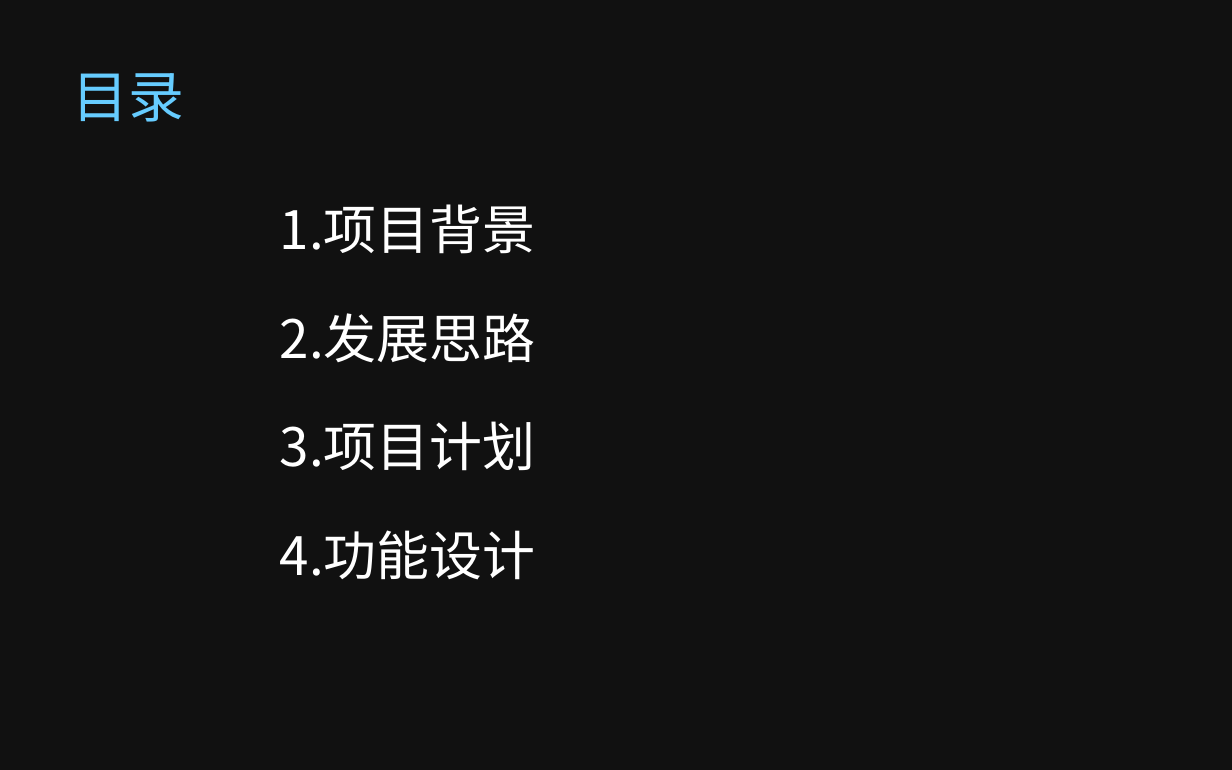
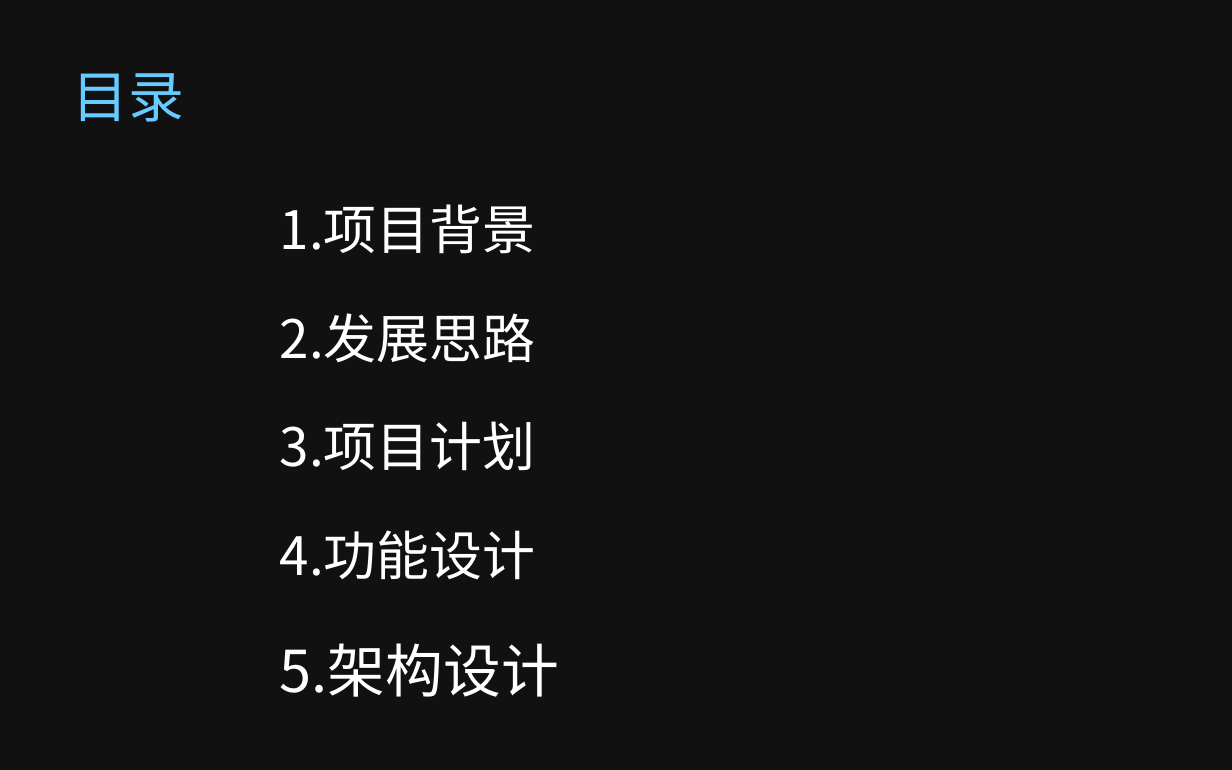
Before and after one commit to fex-team/dora, a slide deck: slide 2 of doc/feature_review.ppt. Drawn at 1232x770 pixels with LibreOffice and Linux fonts; fonts in the diff are those of the drawing; background and template pictures are left out. Boxes give left, top, right and bottom in pixels: in the first picture for what was removed or moved away, otherwise in the second. Text is boxed around its words. In the diff, an @@ line names an element or a change of style, - is before the commit and + after.

Commit message:
更新架构设计

```diff
--- a/doc/feature_review.ppt
+++ b/doc/feature_review.ppt
@@ text at box(280, 643, 559, 697): paragraph added @@
+5. 架构设计
```
Also in this commit, not shown: 1 other slide changed, 2 slides added.
